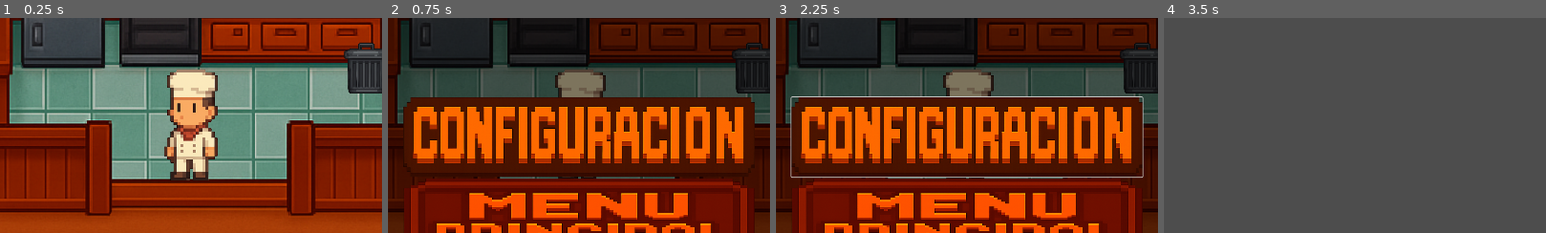
Above: before the commit, frames 1-4 (left to right).
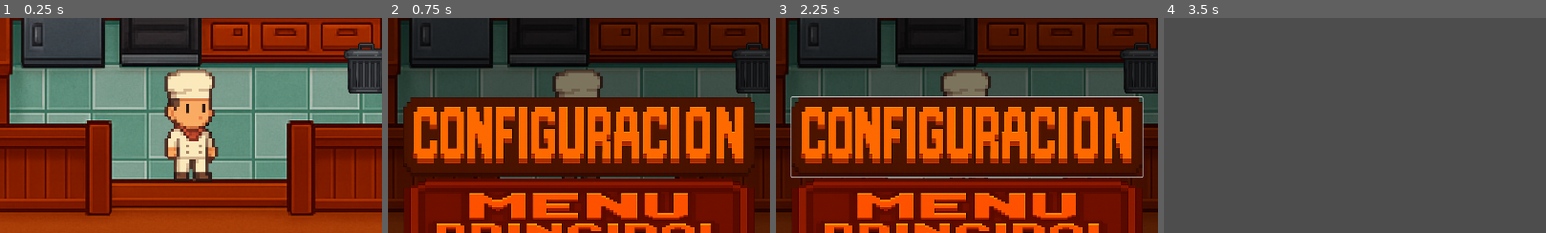
Above: after the commit, the same moments.

Repository: AlanLeo32/Rush---Dine
Game: Godot game, scene res://noche.tscn
Same seed, same stepped clock (60 frames per second), same inputs: the game is played once before the commit and once after it. This scene is started directly instead of the project's main scene.
Inputs (mouse positions are % of the whole screen's width and height, from its top left):
- Up to frame 1 (0.25 s): no input
- Up to frame 2 (0.75 s): click (2, 4) at 0.5 s
- Up to frame 3 (2.25 s): click (2, 4) at 1.25 s; tap Enter (ui_accept) at 2 s; move the mouse to (72, 45) at 2.02 s; hold Right (ui_right) from 2.03 s (still down); click (72, 45) at 2.17 s
- Up to frame 4 (3.5 s): tap Enter (ui_accept) at 2.27, 2.75 s; release Right (ui_right) at 2.75 s; drag from (30, 55) to (45, 70) at 2.77 s
The pictures show only the part of the screen within x 25-75%, y 25-75%; the shares and areas given below are measured in that part.

The runs differ from the first frame. In frame 1, 3.4% of the frame differs, in the area x 43-58%, y 24-76%; in frame 2, 0.6%; in frame 3, 0.6%; in frame 4, nothing differs.

Commit message:
Levanta plato

Diff:
--- a/rush-n-dine/Globales.gd
+++ b/rush-n-dine/Globales.gd
@@ -61,7 +61,10 @@
 			"popularidad": 8,
 			"recursos_requeridos": {
 				"pescado": 1,
-			}
+			},
+			"minijuegos": [
+				"res://minigames/slicing/main.tscn"
+			]
 		},
 				"pescado_asado5": {
 			"nombre": "Pescado Asado5",
@@ -70,7 +73,10 @@
 			"popularidad": 8,
 			"recursos_requeridos": {
 				"pescado": 1,
-			}
+			},
+			"minijuegos": [
+				"res://minigames/slicing/main.tscn"
+			]
 		},
 				"pescado_asado6": {
 			"nombre": "Pescado Asado6",
@@ -79,7 +85,10 @@
 			"popularidad": 8,
 			"recursos_requeridos": {
 				"pescado": 1,
-			}
+			},
+			"minijuegos": [
+				"res://minigames/slicing/main.tscn"
+			]
 		},
 				"pescado_asado7": {
 			"nombre": "Pescado Asado7",
@@ -88,7 +97,10 @@
 			"popularidad": 8,
 			"recursos_requeridos": {
 				"pescado": 1,
-			}
+			},
+			"minijuegos": [
+				"res://minigames/slicing/main.tscn"
+			]
 		}
 	}
 
--- a/rush-n-dine/MovimientoJugador.gd
+++ b/rush-n-dine/MovimientoJugador.gd
@@ -10,6 +10,17 @@
 
 var objeto_actual: Area2D = null
 var interactuables_actuales := []
+var objeto_en_mano: Node = null
+
+func recibir_plato(plato: Node):
+	if objeto_en_mano == null:
+		objeto_en_mano = plato
+		var mano = get_node("Mano")
+		mano.add_child(plato)
+		plato.position = Vector2.ZERO  # Aparece en la mano
+
+		print("Platillo recibido")
+
 func _ready():
 	boton_interactuar.visible = false
 
@@ -49,6 +60,10 @@
 			anim.play("Parada Derecha")
 		elif actual == "Caminar Izquierda":
 			anim.play("Parada Izquierda")
+	# Mostrar plato solo si está de frente
+	if objeto_en_mano:
+		var anim_actual = anim.animation
+		objeto_en_mano.visible = anim_actual in ["Caminar Adelante", "Parado Frente","Caminar Derecha","Parada Derecha","Caminar Izquierda","Parada Izquierda"]
 
 
 func _process(_delta):
--- /dev/null
+++ b/rush-n-dine/Platos/PlatoBueno.tscn
@@ -0,0 +1,11 @@
+[gd_scene load_steps=2 format=3 uid="uid://bt7goyglrf85k"]
+
+[ext_resource type="Texture2D" uid="uid://ckdq1if3woicv" path="res://Sprites/PescadoCocinado.png" id="1_0dgj6"]
+
+[node name="PlatoBueno" type="Node2D"]
+z_index = 1
+
+[node name="PlatoBueno" type="Sprite2D" parent="."]
+position = Vector2(-2.99999, 3)
+scale = Vector2(0.1, 0.1)
+texture = ExtResource("1_0dgj6")
--- /dev/null
+++ b/rush-n-dine/Platos/PlatoQuemado.tscn
@@ -0,0 +1,10 @@
+[gd_scene load_steps=2 format=3 uid="uid://vymlx23hh45n"]
+
+[ext_resource type="Texture2D" uid="uid://cctl4lh8gjpis" path="res://Sprites/pescadoQuemado.png" id="1_t6574"]
+
+[node name="PlatoQuemado" type="Node2D"]
+z_index = 1
+
+[node name="PlatoQuemado" type="Sprite2D" parent="."]
+scale = Vector2(0.1, 0.1)
+texture = ExtResource("1_t6574")
--- a/rush-n-dine/character_body_cocinero_2d.tscn
+++ b/rush-n-dine/character_body_cocinero_2d.tscn
@@ -152,7 +152,7 @@
 
 [node name="AnimatedSprite2D" type="AnimatedSprite2D" parent="."]
 sprite_frames = SubResource("SpriteFrames_pgxyi")
-animation = &"Caminar Izquierda"
+animation = &"Caminar Derecha"
 
 [node name="CollisionShape2D" type="CollisionShape2D" parent="."]
 light_mask = 2
@@ -175,5 +175,9 @@
 position = Vector2(1, 102.5)
 shape = SubResource("RectangleShape2D_77u7n")
 
+[node name="Mano" type="Node2D" parent="."]
+z_index = 5
+position = Vector2(72, 95)
+
 [connection signal="area_entered" from="Interaccion" to="." method="_on_area_entered"]
 [connection signal="area_exited" from="Interaccion" to="." method="_on_area_exited"]
--- a/rush-n-dine/noche.gd
+++ b/rush-n-dine/noche.gd
@@ -23,7 +23,19 @@
 
 	print("¡Completaste el minijuego para:", receta.nombre)
 	print("Puntaje:", puntaje)
+	var cocinero = get_node_or_null("CharacterBodyCocinero2D")  # Ruta real a tu personaje
+	if cocinero:
+		var plato: Node
+		if puntaje >= 1:
+			plato = preload("res://Platos/PlatoBueno.tscn").instantiate()
+		else:
+			plato = preload("res://Platos/PlatoQuemado.tscn").instantiate()
 
+		# Puedes guardar la receta también si querés
+		plato.set("receta", receta)
+		cocinero.recibir_plato(plato)
+
+	Globales.resultado_minijuego = {}  # Limpiar para el próximo
 	# Aca aplicar algo en base a los puntos
 
 	# También podrías actualizar alguna UI de resultados si tenés
--- a/rush-n-dine/noche.tscn
+++ b/rush-n-dine/noche.tscn
@@ -92,6 +92,7 @@
 size = Vector2(475, 389.5)
 
 [node name="Noche" type="Node2D"]
+y_sort_enabled = true
 script = ExtResource("1_sa3a0")
 cliente_escena = ExtResource("2_5s16a")
 
@@ -136,7 +137,6 @@
 
 [node name="ParedFrontalIzqCocina" parent="Escenario" instance=ExtResource("4_vcooc")]
 z_index = 2148
-y_sort_enabled = true
 position = Vector2(368.286, 613.714)
 scale = Vector2(0.285714, 0.285714)
 collision_layer = 4
@@ -145,7 +145,6 @@
 
 [node name="ParedFrontalDerCocina" type="StaticBody2D" parent="Escenario"]
 z_index = 2148
-y_sort_enabled = true
 position = Vector2(657.143, 613.714)
 scale = Vector2(0.285714, 0.285714)
 collision_layer = 4
Binary file added: rush-n-dine/Sprites/CocineroConManoLevantada.png
Not shown, added: rush-n-dine/Sprites/CocineroConManoLevantada.png.import
Binary file added: rush-n-dine/Sprites/PescadoCocinado.png
Not shown, added: rush-n-dine/Sprites/PescadoCocinado.png.import
Binary file added: rush-n-dine/Sprites/pescadoQuemado.png
Not shown, added: rush-n-dine/Sprites/pescadoQuemado.png.import
